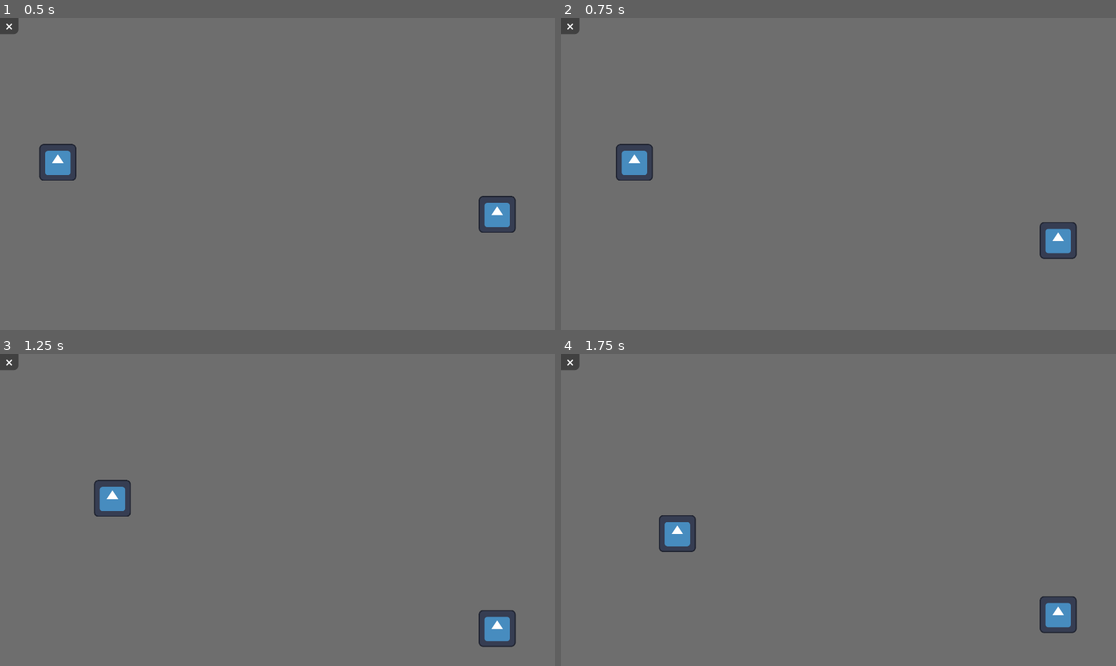
Above: before the commit, frames 1-4 (two rows, left to right).
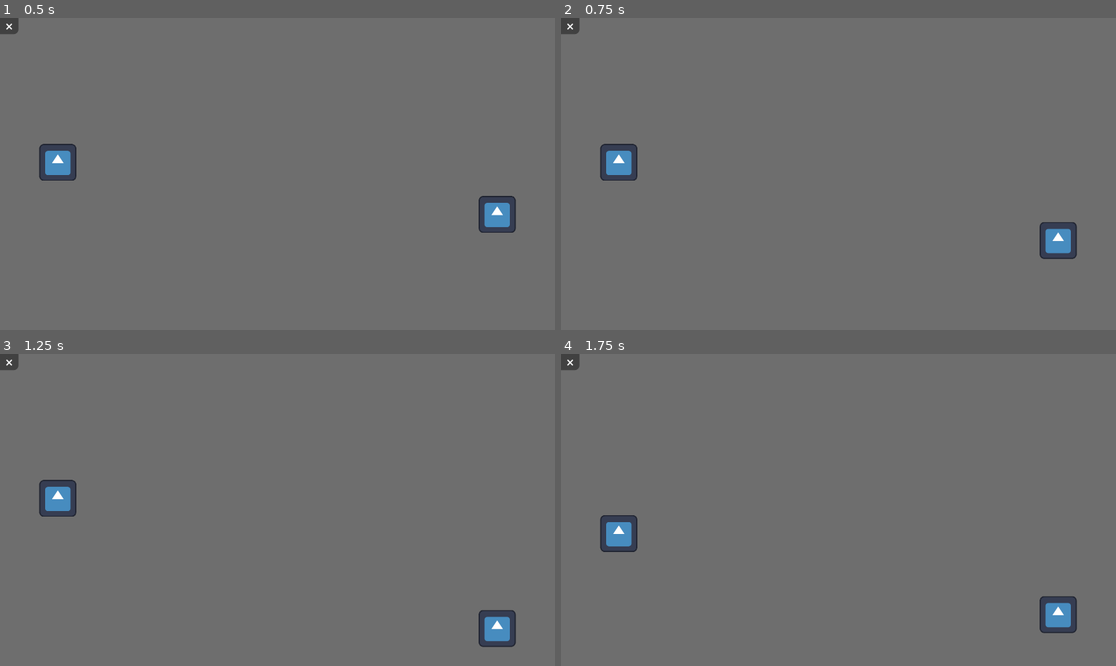
Above: after the commit, the same moments.

Repository: parrotwise/gmtk26-pong
Game: Godot game, scene res://Scenes/game_scene.tscn
The game is run twice, just before and just after one commit, with the same random seed, the same clock (stepped at 60 frames per second) and the same inputs. The engine's default icon, where the game draws it, is replaced by a stand-in: a white triangle on a blue panel in a dark square.
Inputs:
- Up to frame 1 (0.5 s): no input
- Up to frame 2 (0.75 s): hold Right (ui_right) from 0.53 s (still down)
- Up to frame 3 (1.25 s): keep holding Right (ui_right)
- Up to frame 4 (1.75 s): release Right (ui_right) at 1.28 s; hold Down (ui_down) from 1.28 s (still down)

Frame 1 is identical in both runs. In frame 2, 0.9% of the frame differs, in the area x 7-17%, y 40-53%; in frame 3, 1.6%; in frame 4, 1.6%, in the area x 7-25%, y 51-64%.

Commit message:
Restrict player movement to vertical

Diff:
--- a/Scripts/player.gd
+++ b/Scripts/player.gd
@@ -3,20 +3,11 @@
 
 
 func _physics_process(_delta: float) -> void:
-	var left_pressed: bool = Input.is_action_pressed('ui_left')
-	var right_pressed: bool = Input.is_action_pressed('ui_right')
-	var up_pressed: bool = Input.is_action_pressed('ui_up')
-	var down_pressed: bool = Input.is_action_pressed('ui_down')
+	var move_up: int = 1 if Input.is_action_pressed('ui_up') else 0
+	var move_down: int = 1 if Input.is_action_pressed('ui_down') else 0
 
-	var move_left: int = 1 if left_pressed else 0
-	var move_right: int = 1 if right_pressed else 0
-	var move_up: int = 1 if up_pressed else 0
-	var move_down: int = 1 if down_pressed else 0
-
-	velocity.x = GameManager.player_speed * (move_right - move_left)
 	velocity.y = GameManager.player_speed * (move_down - move_up)
 
 	move_and_slide()
 
-	position.x = clamp(position.x, 0, DisplayServer.window_get_size().x)
 	position.y = clamp(position.y, 0, DisplayServer.window_get_size().y)
